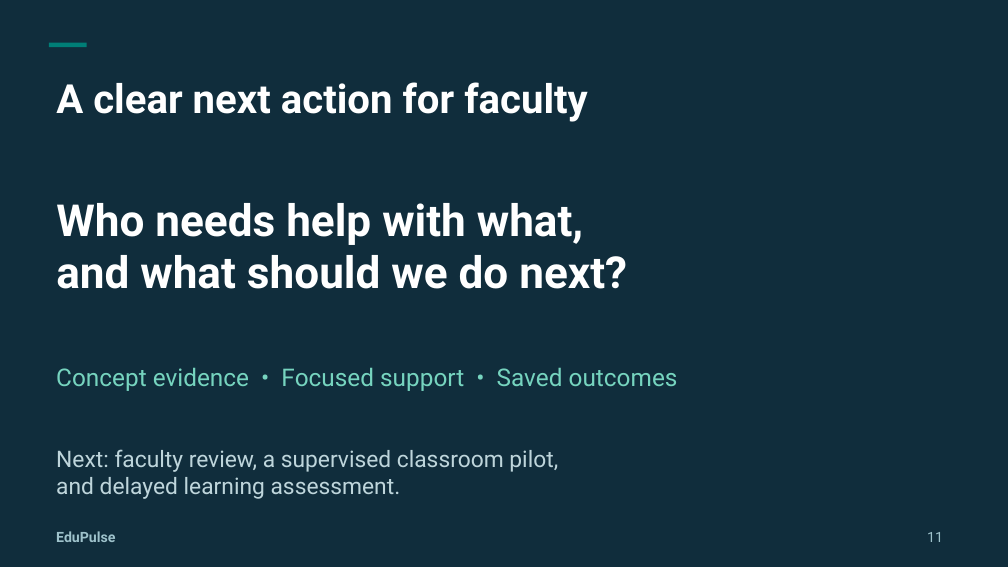
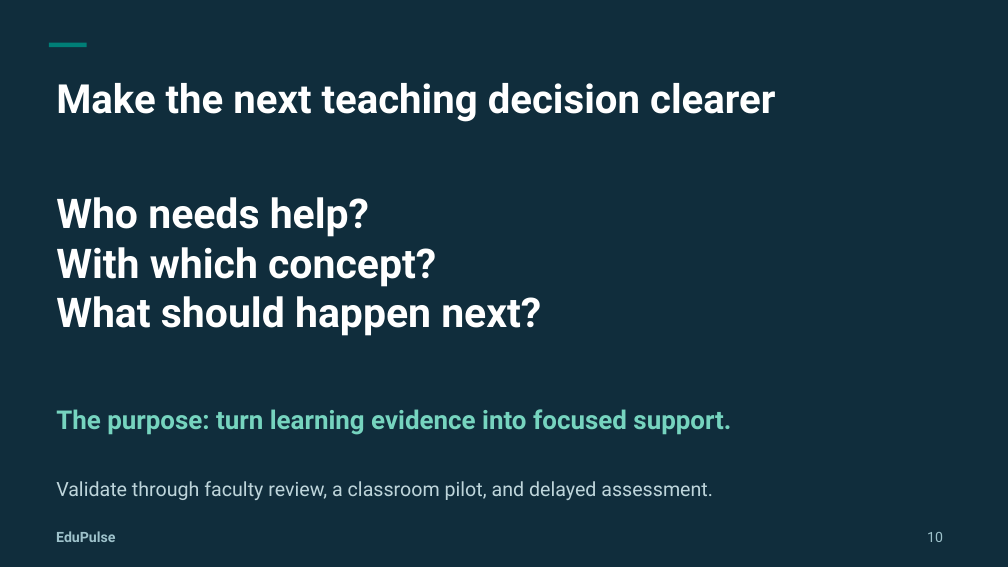
Before and after one commit to Don-Gabriel/EduPulse, a slide deck: slide 10 of output/presentations/EduPulse_Product_Presentation.pptx (slide 11 before the commit). Drawn at 1008x567 pixels with LibreOffice and Linux fonts; fonts in the diff are those of the drawing. Boxes give left, top, right and bottom in pixels: in the first picture for what was removed or moved away, otherwise in the second. Text is boxed around its words. In the diff, an @@ line names an element or a change of style, - is before the commit and + after.

```diff
--- a/output/presentations/EduPulse_Product_Presentation.pptx
+++ b/output/presentations/EduPulse_Product_Presentation.pptx
@@ text at (x1=56, y1=83, x2=775, y2=122): text changed @@
-A clear next action for faculty
+Make the next teaching decision clearer
@@ text at (x1=56, y1=197, x2=541, y2=336): text changed; size 42 to 39 pt @@
-Who needs help with what,
-and what should we do next?
+Who needs help?
+With which concept?
+What should happen next?
@@ text at (x1=56, y1=409, x2=731, y2=435): text changed; size 23.2 to 24.8 pt; bold on @@
-Concept evidence • Focused support • Saved outcomes
+The purpose: turn learning evidence into focused support.
@@ text at (x1=56, y1=481, x2=713, y2=500): text changed; size 21.8 to 18.8 pt @@
-Next: faculty review, a supervised classroom pilot,
-and delayed learning assessment.
+Validate through faculty review, a classroom pilot, and delayed assessment.
@@ text at (x1=927, y1=532, x2=943, y2=542): text changed @@
-11
+10
```
Also in this commit, not shown: 9 slides added, 11 slides removed, 2 other files.
